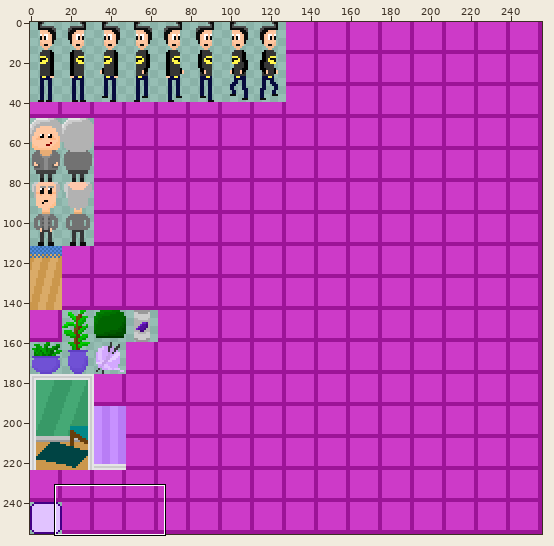
Two states of a sprite sheet, android/assets/spritesheet.png. Above, an overview of the earlier version with the close-up marked.
Close-up. Old version:
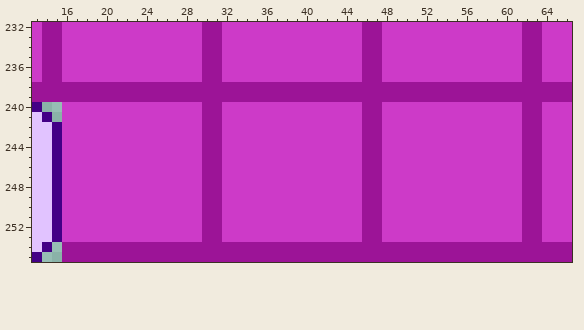
The file is 256x256 pixels. Colours within 5 levels of each other are drawn and written as one. Shown: x 13..66, y 232..255.
And afterwards:
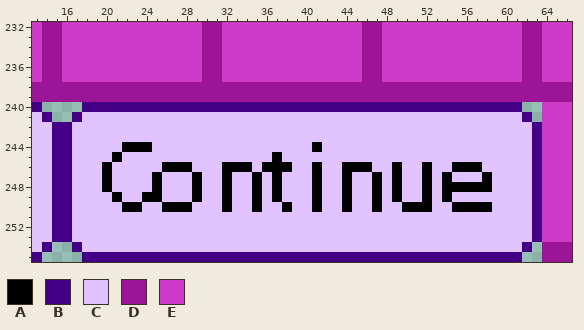
Palette (. is transparent): A #000000  B #430086  C #e1c3ff  D #9c1497  E #cd3ac8
Difference:
{"y":240,"x":16,"old":"EEEEEEEEEEEEEEDDEEEEEEEEEEEEEEDDEEEEEEEEEEEEEEDD","new":"..BBBBBBBBBBBBBBBBBBBBBBBBBBBBBBBBBBBBBBBBBBBB.."}
{"y":241,"x":16,"old":"EEEEEEEEEEEEEEDDEEEEEEEEEEEEEEDDEEEEEEEEEEEEEEDD","new":".BCCCCCCCCCCCCCCCCCCCCCCCCCCCCCCCCCCCCCCCCCCCCB."}
{"y":242,"x":16,"old":"EEEEEEEEEEEEEEDDEEEEEEEEEEEEEEDDEEEEEEEEEEEEEEDD","new":"BCCCCCCCCCCCCCCCCCCCCCCCCCCCCCCCCCCCCCCCCCCCCCCB"}
{"y":243,"x":16,"old":"EEEEEEEEEEEEEEDDEEEEEEEEEEEEEEDDEEEEEEEEEEEEEEDD","new":"BCCCCCCCCCCCCCCCCCCCCCCCCCCCCCCCCCCCCCCCCCCCCCCB"}
{"y":244,"x":16,"old":"EEEEEEEEEEEEEEDDEEEEEEEEEEEEEEDDEEEEEEEEEEEEEEDD","new":"BCCCCCAAACCCCCCCCCCCCCCCCACCCCCCCCCCCCCCCCCCCCCB"}
{"y":245,"x":16,"old":"EEEEEEEEEEEEEEDDEEEEEEEEEEEEEEDDEEEEEEEEEEEEEEDD","new":"BCCCCACCCCCCCCCCCCCCCACCCCCCCCCCCCCCCCCCCCCCCCCB"}
{"y":246,"x":16,"old":"EEEEEEEEEEEEEEDDEEEEEEEEEEEEEEDDEEEEEEEEEEEEEEDD","new":"BCCCACCCCCAAACCCAAACAAACCACCAAACCACCACCAAACCCCCB"}
{"y":247,"x":16,"old":"EEEEEEEEEEEEEEDDEEEEEEEEEEEEEEDDEEEEEEEEEEEEEEDD","new":"BCCCACCCCACCCACCACCACACCCACCACCACACCACACCCACCCCB"}
{"y":248,"x":16,"old":"EEEEEEEEEEEEEEDDEEEEEEEEEEEEEEDDEEEEEEEEEEEEEEDD","new":"BCCCACCCCACCCACCACCACACCCACCACCACACCACAAAAACCCCB"}
{"y":249,"x":16,"old":"EEEEEEEEEEEEEEDDEEEEEEEEEEEEEEDDEEEEEEEEEEEEEEDD","new":"BCCCCACCAACCCACCACCACACCCACCACCACACCACACCCCCCCCB"}
{"y":250,"x":16,"old":"EEEEEEEEEEEEEEDDEEEEEEEEEEEEEEDDEEEEEEEEEEEEEEDD","new":"BCCCCCAACCAAACCCACCACCACCACCACCACCAAACCAAAACCCCB"}
{"y":251,"x":16,"old":"EEEEEEEEEEEEEEDDEEEEEEEEEEEEEEDDEEEEEEEEEEEEEEDD","new":"BCCCCCCCCCCCCCCCCCCCCCCCCCCCCCCCCCCCCCCCCCCCCCCB"}
{"y":252,"x":16,"old":"EEEEEEEEEEEEEEDDEEEEEEEEEEEEEEDDEEEEEEEEEEEEEEDD","new":"BCCCCCCCCCCCCCCCCCCCCCCCCCCCCCCCCCCCCCCCCCCCCCCB"}
{"y":253,"x":16,"old":"EEEEEEEEEEEEEEDDEEEEEEEEEEEEEEDDEEEEEEEEEEEEEEDD","new":"BCCCCCCCCCCCCCCCCCCCCCCCCCCCCCCCCCCCCCCCCCCCCCCB"}
{"y":254,"x":16,"old":"DDDDDDDDDDDDDDDDDDDDDDDDDDDDDDDDDDDDDDDDDDDDDDDD","new":".BCCCCCCCCCCCCCCCCCCCCCCCCCCCCCCCCCCCCCCCCCCCCB."}
{"y":255,"x":16,"old":"DDDDDDDDDDDDDDDDDDDDDDDDDDDDDDDDDDDDDDDDDDDDDDDD","new":"..BBBBBBBBBBBBBBBBBBBBBBBBBBBBBBBBBBBBBBBBBBBB.."}
